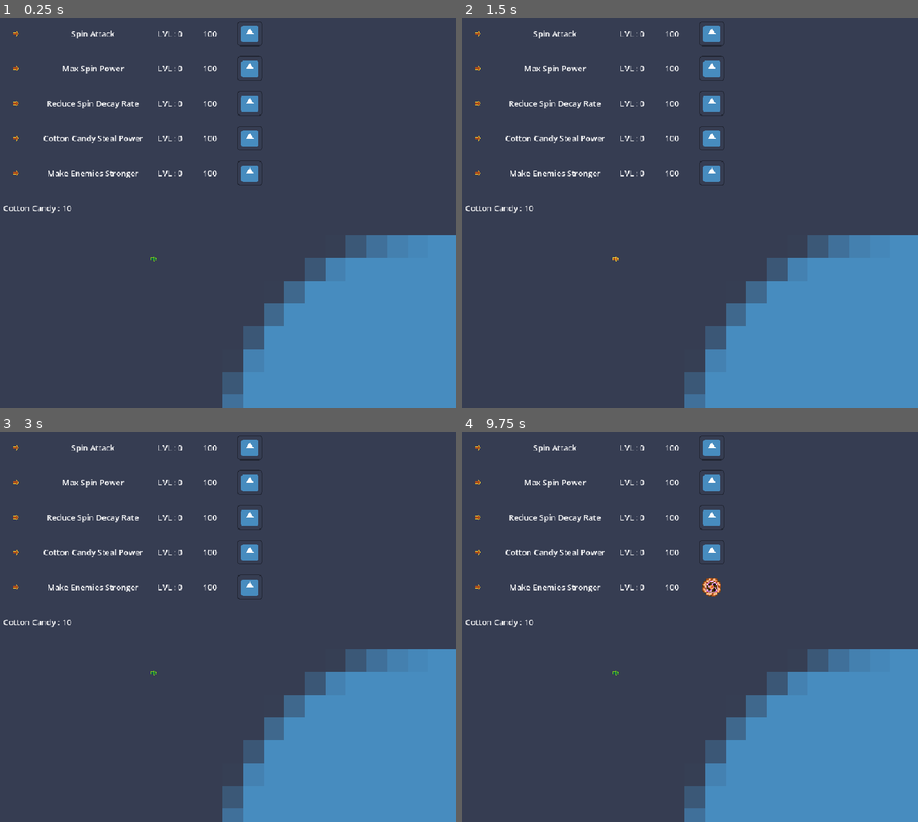
Above: before the commit, frames 1-4 (two rows, left to right).
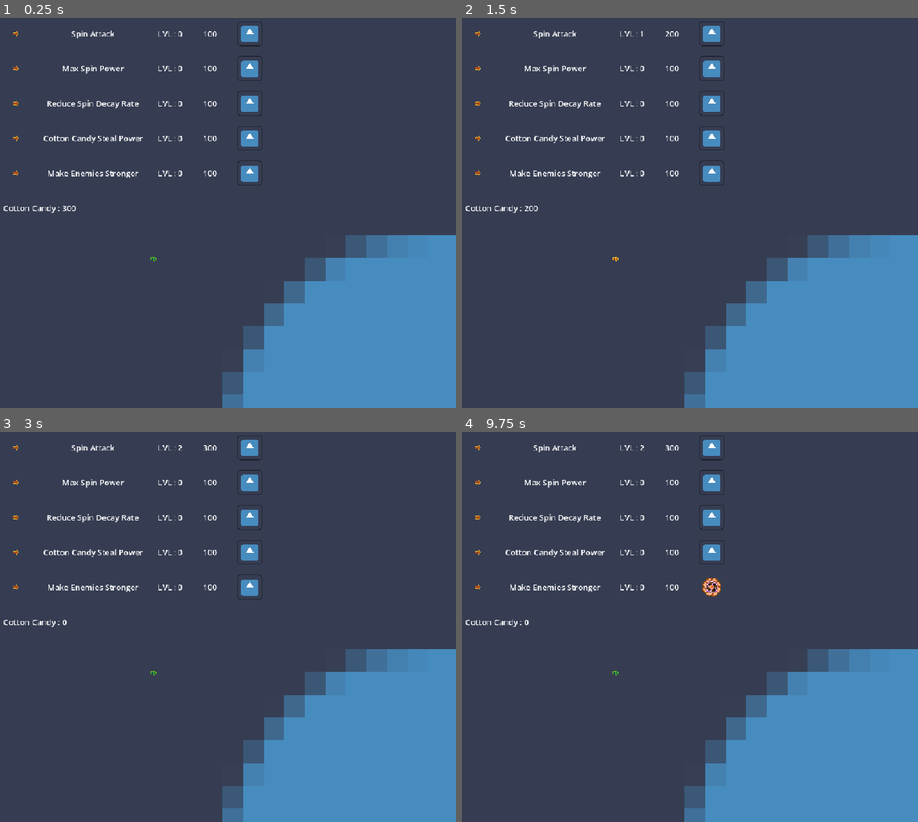
Above: after the commit, the same moments.

Repository: We-ALL-Play-Warthunder-Not-Just-Me/verySeriousSpinningCottonCandyGame
Game: Godot game, scene res://UI/UpgradeScreen.tscn
The game is run twice, just before and just after one commit, with the same random seed, the same clock (stepped at 60 frames per second) and the same inputs. This scene is started directly instead of the project's main scene. The engine's default icon, where the game draws it, is replaced by a stand-in: a white triangle on a blue panel in a dark square.
Inputs (mouse positions are in pixels of both pictures, inside the frame that each line leads up to):
- Up to frame 1 (0.25 s): no input
- Up to frame 2 (1.5 s): click (712, 33) at 0.52 s; click (617, 259) at 1.25 s
- Up to frame 3 (3 s): click (155, 673) at 2 s; click (250, 447) at 2.77 s
- Up to frame 4 (9.75 s): click (712, 447) at 3.52 s; click (617, 673) at 4.25 s; tap Enter at 5, 6.5, 8 s; move the mouse to (785, 560) at 5.02 s; press the mouse at (785, 560) at 5.03 s; tap Space at 5.75, 7.25, 8.75 s; move the mouse to (585, 607) at 5.77 s; release the mouse at (585, 607) at 5.78 s; tap R at 5.85, 7.35, 8.85 s; move the mouse to (726, 478) at 6.52 s; press the mouse at (726, 478) at 6.53 s; move the mouse to (653, 677) at 7.27 s; release the mouse at (653, 677) at 7.28 s; move the mouse to (822, 654) at 8.02 s; press the mouse at (822, 654) at 8.03 s; move the mouse to (534, 510) at 8.77 s; release the mouse at (534, 510) at 8.78 s; move the mouse to (703, 584) at 9.52 s; press the mouse at (703, 584) at 9.53 s

The runs differ from the first frame. In frame 1, less than 0.1% of the frame differs, in the area x 13-17%, y 48-50%; in frame 2, less than 0.1%; in frame 3, less than 0.1%, in the area x 13-46%, y 3-50%; in frame 4, less than 0.1%.

Commit message:
upgrade stat now returns int and stuff will upgrade now

Diff:
--- a/Player/CottonCandyBank.tres
+++ b/Player/CottonCandyBank.tres
@@ -4,5 +4,5 @@
 
 [resource]
 script = ExtResource("1_5j6xk")
-cottonCandyBank = 10
+cottonCandyBank = 300
 metadata/_custom_type_script = "uid://c6j5bg5bsgsud"
--- a/Player/PlayerUpgrades.gd
+++ b/Player/PlayerUpgrades.gd
@@ -19,7 +19,8 @@
 
 signal statChanged()
 
-func upgradeStat(stat: int) -> void:
+func upgradeStat(stat: int) -> int:
 	if stat < maxLVL :
 		stat += 1
 		statChanged.emit()
+	return stat
--- a/UI/upgrade_screen.gd
+++ b/UI/upgrade_screen.gd
@@ -113,7 +113,8 @@
 	var cost: int = spinAttackBaseCost * (1 + upgrades.SpinAttack)
 	if (!init):
 		if cottonCandy.cottonCandyBank >= cost:
-			upgrades.upgradeStat(upgrades.SpinAttack)
+			upgrades.SpinAttack = upgrades.upgradeStat(upgrades.SpinAttack)
+			# print(upgrades.SpinAttack)
 			cottonCandy.removeCottonCandy(cost)
 		else:
 			print("Too Expensive")
@@ -127,7 +128,7 @@
 	var cost: int = maxSpinBaseCost * (1 + upgrades.MaxSpinPower)
 	if (!init):
 		if cottonCandy.cottonCandyBank >= cost:
-			upgrades.upgradeStat(upgrades.MaxSpinPower)
+			upgrades.MaxSpinPower = upgrades.upgradeStat(upgrades.MaxSpinPower)
 			cottonCandy.removeCottonCandy(cost)
 		else:
 			print("Too Expensive")
@@ -142,7 +143,7 @@
 	var cost: int = spinDecayBaseCost * (1 + upgrades.ReduceSpinDecayRate)
 	if (!init):
 		if cottonCandy.cottonCandyBank >= cost:
-			upgrades.upgradeStat(upgrades.ReduceSpinDecayRate)
+			upgrades.ReduceSpinDecayRate = upgrades.upgradeStat(upgrades.ReduceSpinDecayRate)
 			cottonCandy.removeCottonCandy(cost)
 		else:
 			print("Too Expensive")
@@ -157,7 +158,7 @@
 	var cost: int = cottonCandyStealBaseCost * (1 + upgrades.CottonCandyStealPower)
 	if (!init):
 		if cottonCandy.cottonCandyBank >= cost:
-			upgrades.upgradeStat(upgrades.CottonCandyStealPower)
+			upgrades.CottonCandyStealPower = upgrades.upgradeStat(upgrades.CottonCandyStealPower)
 			cottonCandy.removeCottonCandy(cost)
 		else:
 			print("Too Expensive")
@@ -172,7 +173,7 @@
 	var cost: int = strongerEnemiesBaseCost * (1 + upgrades.StrongerEnemies)
 	if (!init):
 		if cottonCandy.cottonCandyBank >= cost:
-			upgrades.upgradeStat(upgrades.StrongerEnemies)
+			upgrades.StrongerEnemies = upgrades.upgradeStat(upgrades.StrongerEnemies)
 			cottonCandy.removeCottonCandy(cost)
 		else:
 			print("Too Expensive")
Not shown: 1 places in UI/UpgradeScreen.tscn that only renumber resources
